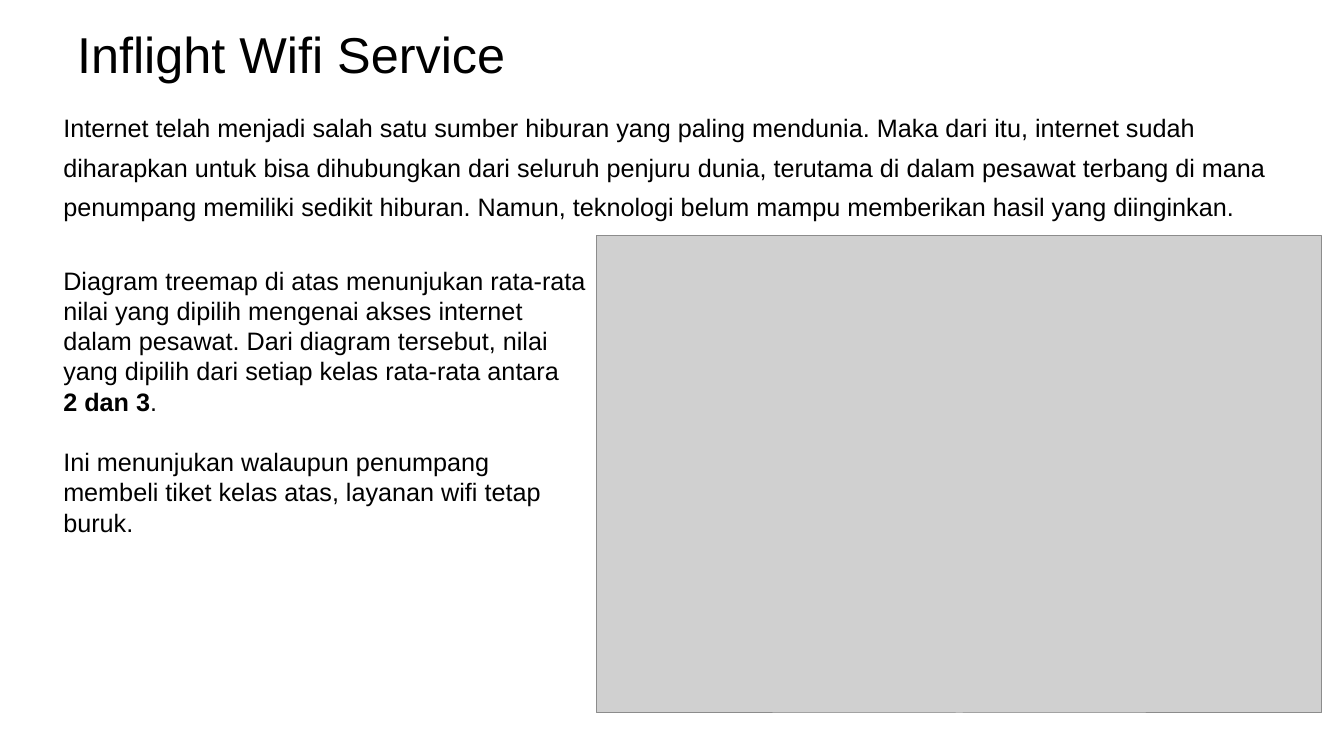
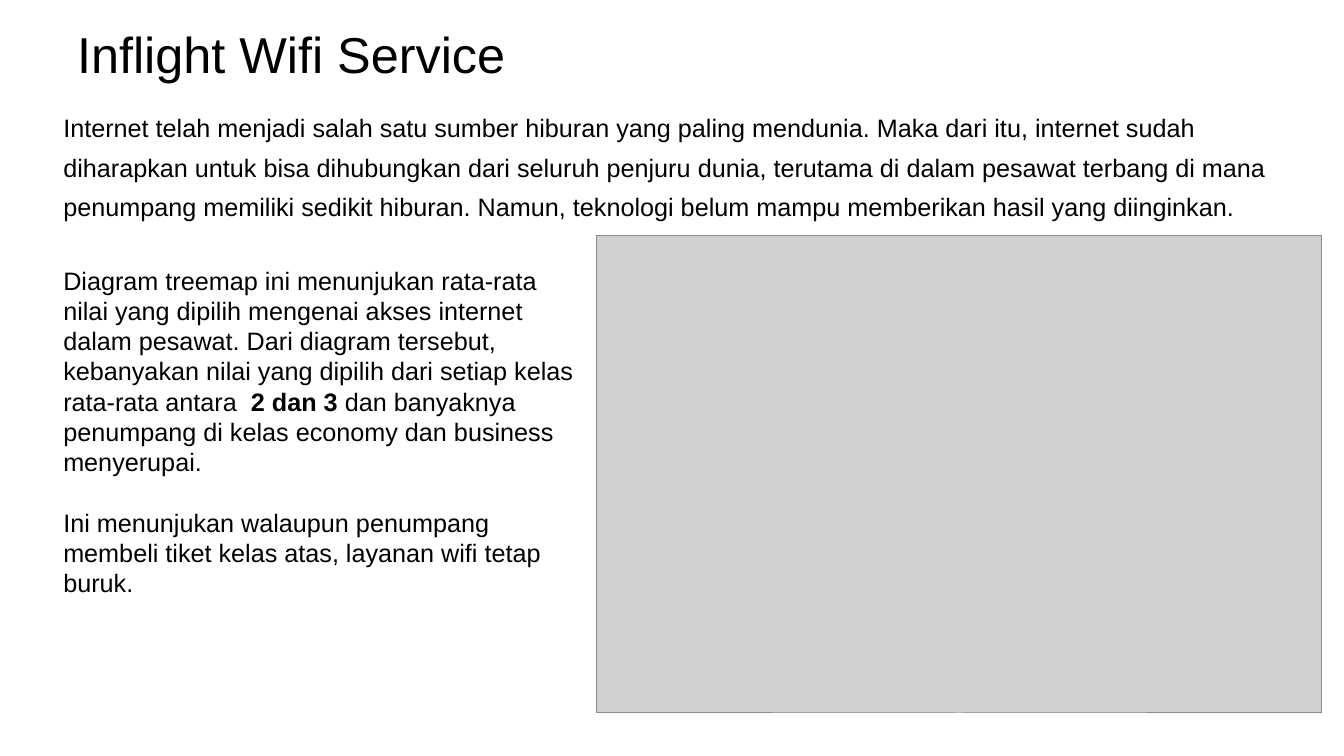
Before and after one commit to edolas315/Capstone-Modul-2, a slide deck: slide 15 of Capstone Modul 2.pptx (slide 16 before the commit). Drawn at 1344x756 pixels with LibreOffice and Linux fonts; fonts in the diff are those of the drawing; grey boxes stand for pictures; background and template pictures are left out. Boxes give left, top, right and bottom in pixels: in the first picture for what was removed or moved away, otherwise in the second. Text is boxed around its words. In the diff, an @@ line names an element or a change of style, - is before the commit and + after.

```diff
--- a/Capstone Modul 2.pptx
+++ b/Capstone Modul 2.pptx
@@ text at (63, 271, 573, 477): text changed @@
-Diagram treemap di atas menunjukan rata-rata nilai yang dipilih mengenai akses internet dalam pesawat. Dari diagram tersebut, nilai yang dipilih dari setiap kelas rata-rata antara 2 dan 3.
+Diagram treemap ini menunjukan rata-rata nilai yang dipilih mengenai akses internet dalam pesawat. Dari diagram tersebut, kebanyakan nilai yang dipilih dari setiap kelas rata-rata antara 2 dan 3 dan banyaknya penumpang di kelas economy dan business menyerupai.
```
Also in this commit, not shown: 4 other slides changed.
